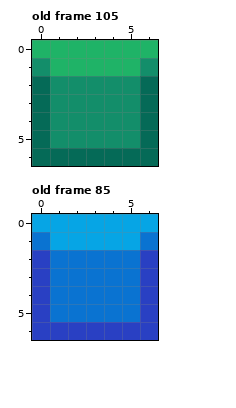
File history of a pixel-art file, Succubus/Sprites/Blocks.aseprite. That is the earlier state.
7x7 pixels, 117 frames. Colours within 5 levels of each other are drawn and written as one. Shown: old frame 105, old frame 85. The commit also changed other frames, which this record leaves out.
The result:
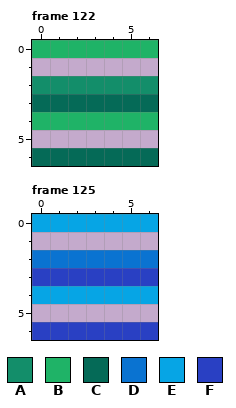
Palette (. is transparent): A #138e6a  B #1fb367  C #056a57  D #0a73d1  E #06a5e5  F #2940c3
A new or re-ordered frame is compared with the old frame closest to it.
The exact change:
frames 117 -> 126
--- frame 122 is new; against old frame 105
@@ x 0..6 @@
 0 BBBBBBB
-1 ABBBBBA
-2 CAAAAAC
-3 CAAAAAC
-4 CAAAAAC
-5 CAAAAAC
+1 .......
+2 AAAAAAA
+3 CCCCCCC
+4 BBBBBBB
+5 .......
 6 CCCCCCC
--- frame 125 is new; against old frame 85
@@ x 0..6 @@
 0 EEEEEEE
-1 DEEEEED
-2 FDDDDDF
-3 FDDDDDF
-4 FDDDDDF
-5 FDDDDDF
+1 .......
+2 DDDDDDD
+3 FFFFFFF
+4 EEEEEEE
+5 .......
 6 FFFFFFF
